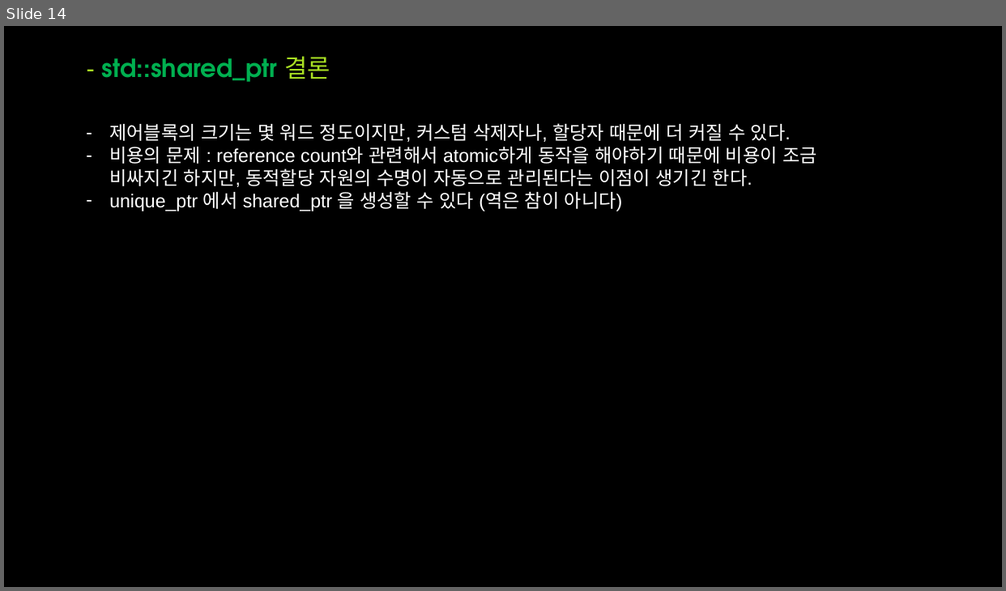
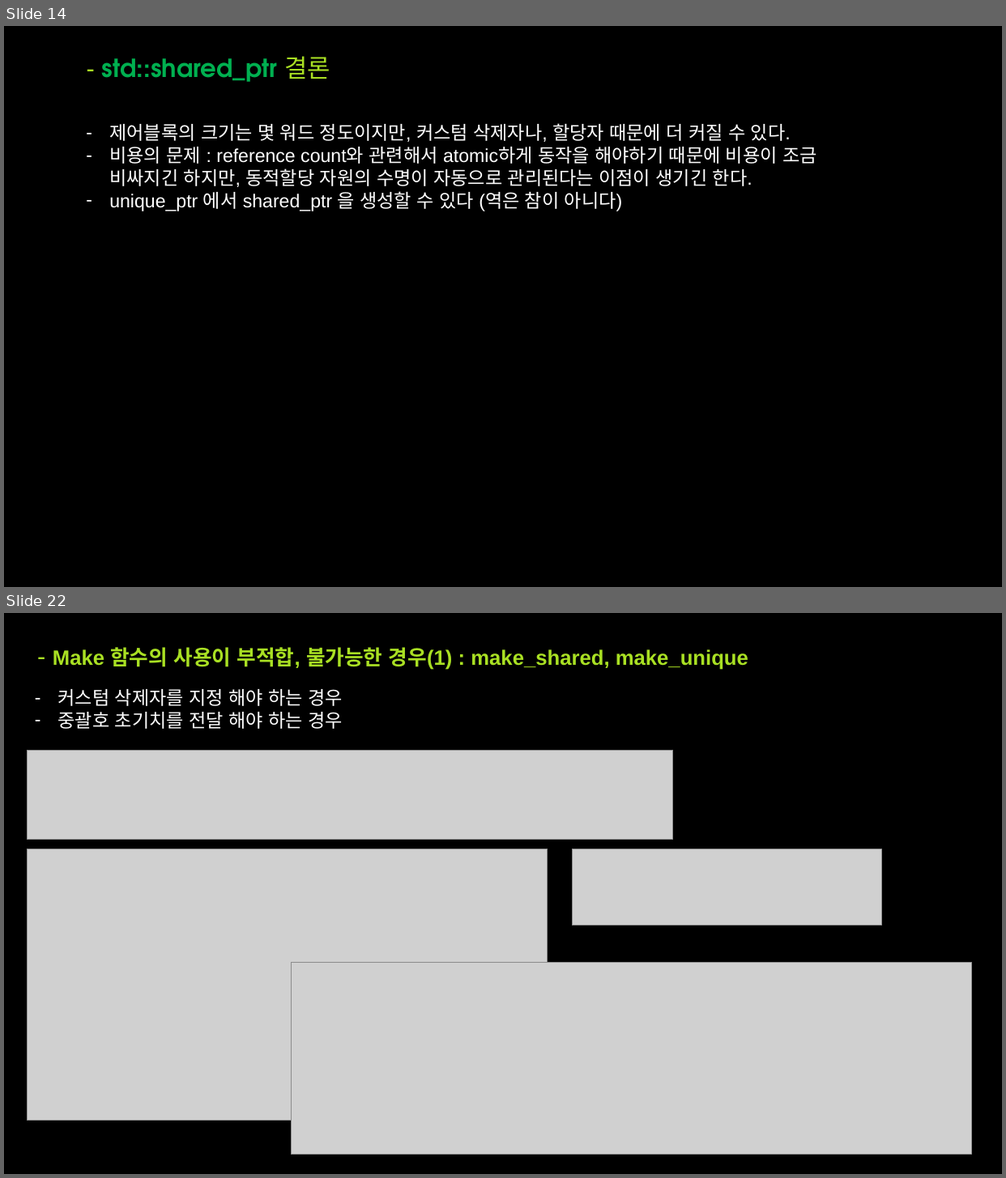
Before and after one commit to OptimizationStudy/Repo2018, a slide deck: PPT/ModernCppStudy_7_(18~22).pptx. Shown one above the other, each under a label of ours: slide 14 before the commit, slides 14 and 22 after it; the slides between them are not shown. The pictures are 1006x591 and 1006x1178 pixels, drawn with LibreOffice and Linux fonts; fonts in the diff are those of the drawing; grey boxes stand for pictures; background and template pictures are left out. Boxes give left, top, right and bottom in pixels: in the first picture for what was removed or moved away, otherwise in the second. Text is boxed around its words. In the diff, an @@ line names an element or a change of style, - is before the commit and + after.

```diff
--- a/PPT/ModernCppStudy_7_(18~22).pptx
+++ b/PPT/ModernCppStudy_7_(18~22).pptx
@@ slide 22 added at <box>4,613,1002,1174</box>, background picture (left out) @@
@@ title added at <box>53,647,748,670</box>, 20 pt, text #A9E023, bold @@
+- Make 함수의 사용이 부적합, 불가능한 경우(1) : make_shared, make_unique
@@ text added at <box>58,689,343,729</box>, 18 pt, text #FFFFFF @@
+– 커스텀 삭제자를 지정 해야 하는 경우
+– 중괄호 초기치를 전달 해야 하는 경우
@@ picture added at <box>27,750,672,840</box> @@
@@ picture added at <box>27,849,548,1120</box> @@
@@ picture added at <box>572,850,881,926</box> @@
@@ picture added at <box>291,963,971,1154</box> @@
```
Also in this commit, not shown: 15 other slides added.
